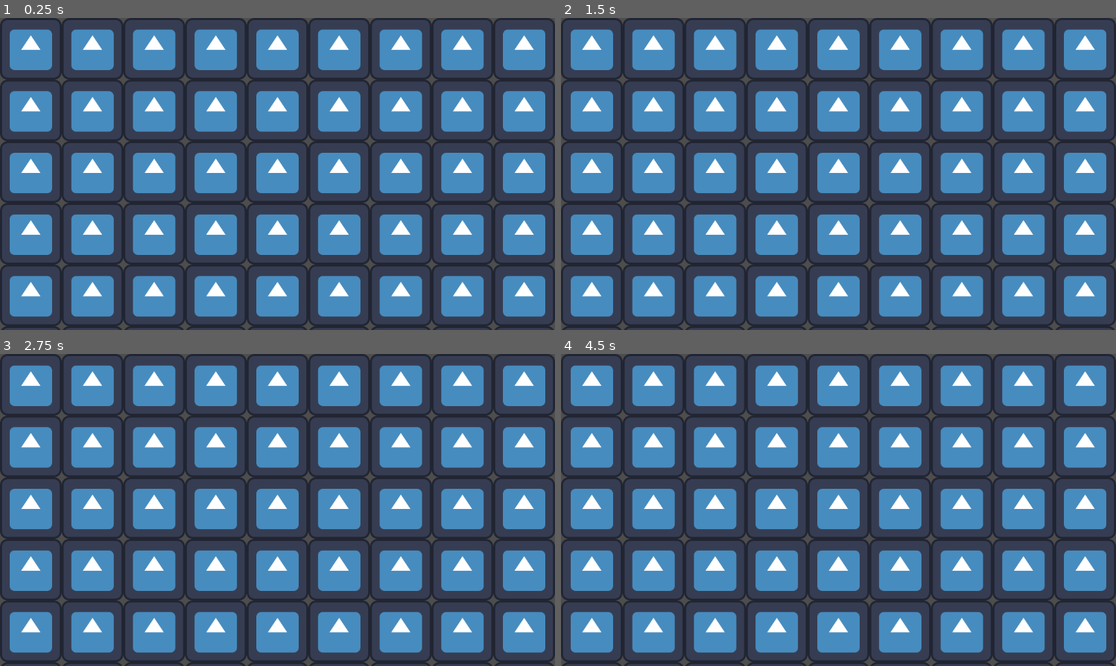
Above: before the commit, frames 1-4 (two rows, left to right).
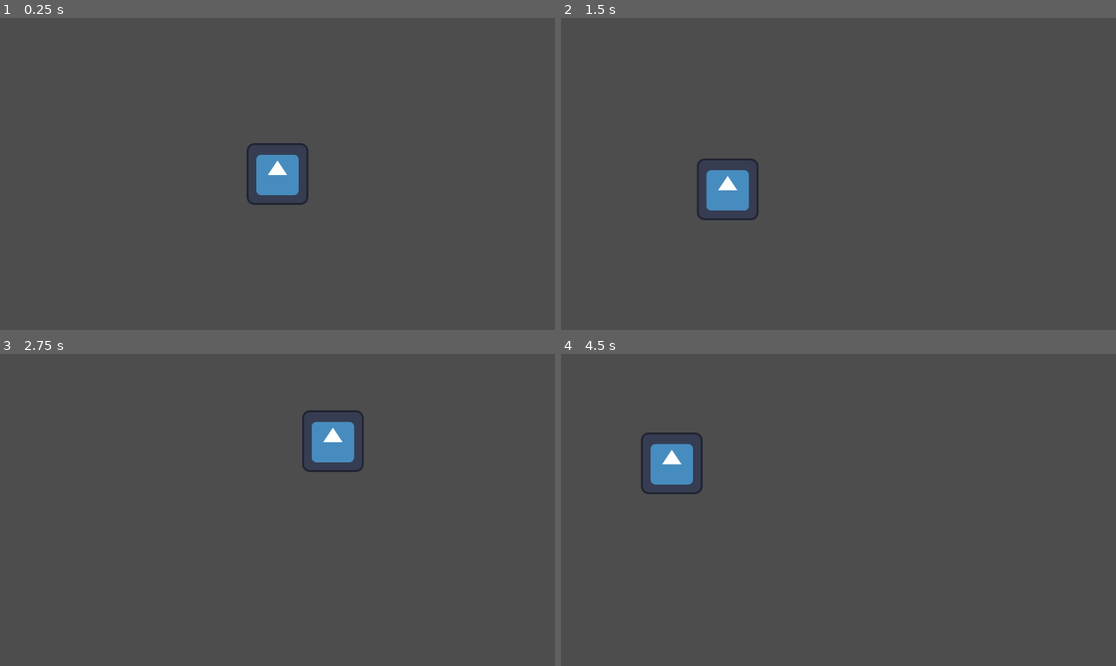
Above: after the commit, the same moments.

Repository: FrampthDev/JamOn
Game: Godot game, scene res://Scenes/game_scene.tscn
Two runs of this game, one before a commit and one after it. Both use one fixed random seed, a clock stepped at 60 frames per second and the inputs below. Before the commit the project starts from res://Scripts/tabletop.tscn. The engine's default icon, where the game draws it, is replaced by a stand-in: a white triangle on a blue panel in a dark square.
Inputs (mouse positions are in pixels of both pictures, inside the frame that each line leads up to):
- Up to frame 1 (0.25 s): no input
- Up to frame 2 (1.5 s): tap Enter at 0.5 s; move the mouse to (960, 158) at 0.52 s; press the mouse at (960, 158) at 0.53 s; tap Space at 1.25 s; move the mouse to (727, 189) at 1.27 s; release the mouse at (727, 189) at 1.28 s; click (727, 189) at 1.35 s
- Up to frame 3 (2.75 s): tap Enter at 2 s; move the mouse to (333, 441) at 2.02 s; press the mouse at (333, 441) at 2.03 s
- Up to frame 4 (4.5 s): tap Space at 2.75, 4.25 s; move the mouse to (810, 572) at 2.77 s; release the mouse at (810, 572) at 2.78 s; click (810, 572) at 2.85 s; tap Enter at 3.5 s; move the mouse to (1005, 556) at 3.52 s; press the mouse at (1005, 556) at 3.53 s; move the mouse to (672, 463) at 4.27 s; release the mouse at (672, 463) at 4.28 s; click (672, 463) at 4.35 s

The runs differ from the first frame. In frame 1, 57% of the frame differs, in the area x 0-100%, y 0-100%; in frame 2, 58%; in frame 3, 58%; in frame 4, 59%.

Commit message:
Ratón virtual

Diff:
--- a/Scenes/game_scene.tscn
+++ b/Scenes/game_scene.tscn
@@ -1,3 +1,11 @@
-[gd_scene format=3 uid="uid://7earpq7viliu"]
+[gd_scene load_steps=2 format=3 uid="uid://7earpq7viliu"]
+
+[ext_resource type="PackedScene" uid="uid://hiwaiimychh8" path="res://Scenes/virtual_cursor.tscn" id="1_x87qo"]
 
 [node name="GameScene" type="Node2D"]
+
+[node name="VirtualCursor" parent="." node_paths=PackedStringArray("camera") instance=ExtResource("1_x87qo")]
+camera = NodePath("../Camera2D")
+
+[node name="Camera2D" type="Camera2D" parent="."]
+position = Vector2(585, 301)
--- /dev/null
+++ b/Scenes/virtual_cursor.tscn
@@ -0,0 +1,21 @@
+[gd_scene load_steps=4 format=3 uid="uid://hiwaiimychh8"]
+
+[ext_resource type="Script" uid="uid://dg7njq10f8ci1" path="res://Scripts/virtual_cursor.gd" id="1_505s3"]
+[ext_resource type="Texture2D" uid="uid://bdg44smqo5mdw" path="res://Sprites/icon.svg" id="2_6kebs"]
+
+[sub_resource type="CircleShape2D" id="CircleShape2D_myrik"]
+
+[node name="VirtualCursor" type="Node2D"]
+script = ExtResource("1_505s3")
+
+[node name="AreaMouse" type="Area2D" parent="."]
+
+[node name="ColliderMouse" type="CollisionShape2D" parent="AreaMouse"]
+shape = SubResource("CircleShape2D_myrik")
+
+[node name="Sprite2D" type="Sprite2D" parent="."]
+texture = ExtResource("2_6kebs")
+
+[node name="CanvasLayer" type="CanvasLayer" parent="."]
+
+[node name="SubViewport" type="SubViewport" parent="."]
--- a/Scripts/piece.tscn
+++ b/Scripts/piece.tscn
@@ -1,6 +1,6 @@
 [gd_scene load_steps=4 format=3 uid="uid://r0qh1ukuc7kk"]
 
-[ext_resource type="Script" uid="uid://dgas46lyqf363" path="res://node_2d.gd" id="1_kebhk"]
+[ext_resource type="Script" uid="uid://dgas46lyqf363" path="res://Scripts/node_2d.gd" id="1_kebhk"]
 [ext_resource type="Texture2D" uid="uid://bdg44smqo5mdw" path="res://Sprites/icon.svg" id="2_3b7je"]
 
 [sub_resource type="CircleShape2D" id="CircleShape2D_44lag"]
--- a/Scripts/tabletop.tscn
+++ b/Scripts/tabletop.tscn
@@ -1,6 +1,6 @@
 [gd_scene load_steps=2 format=3 uid="uid://csdq8y6uq1tcb"]
 
-[ext_resource type="Script" uid="uid://csu4e3m8h31of" path="res://tabletop.gd" id="1_2xkfj"]
+[ext_resource type="Script" uid="uid://csu4e3m8h31of" path="res://Scripts/tabletop.gd" id="1_2xkfj"]
 
 [node name="Tabletop" type="Node2D"]
 script = ExtResource("1_2xkfj")
--- /dev/null
+++ b/Scripts/virtual_cursor.gd
@@ -0,0 +1,10 @@
+extends Node2D
+var cursorPosition
+@export var camera: Camera2D
+
+func _init() -> void:
+	cursorPosition = $SubViewport
+
+func _process(delta: float) -> void:
+
+	position = camera.get_global_mouse_position()
--- a/project.godot
+++ b/project.godot
@@ -11,7 +11,7 @@
 [application]
 
 config/name="JamOn"
-run/main_scene="uid://csdq8y6uq1tcb"
+run/main_scene="uid://7earpq7viliu"
 config/features=PackedStringArray("4.4", "GL Compatibility")
 config/icon="res://Sprites/icon.svg"
 
Renamed: node_2d.gd -> Scripts/node_2d.gd
Renamed: node_2d.gd.uid -> Scripts/node_2d.gd.uid
Renamed: tabletop.gd -> Scripts/tabletop.gd
Renamed: tabletop.gd.uid -> Scripts/tabletop.gd.uid
Not shown, added: Scripts/virtual_cursor.gd.uid
